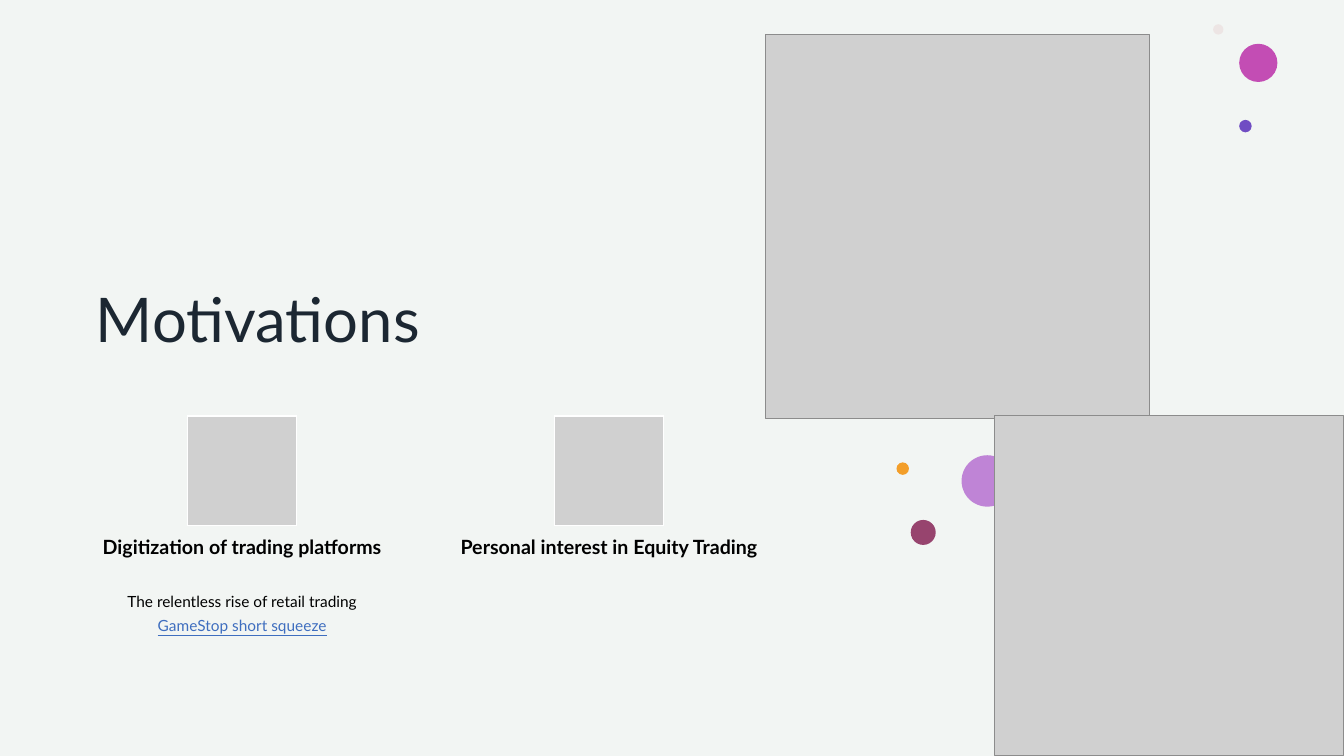
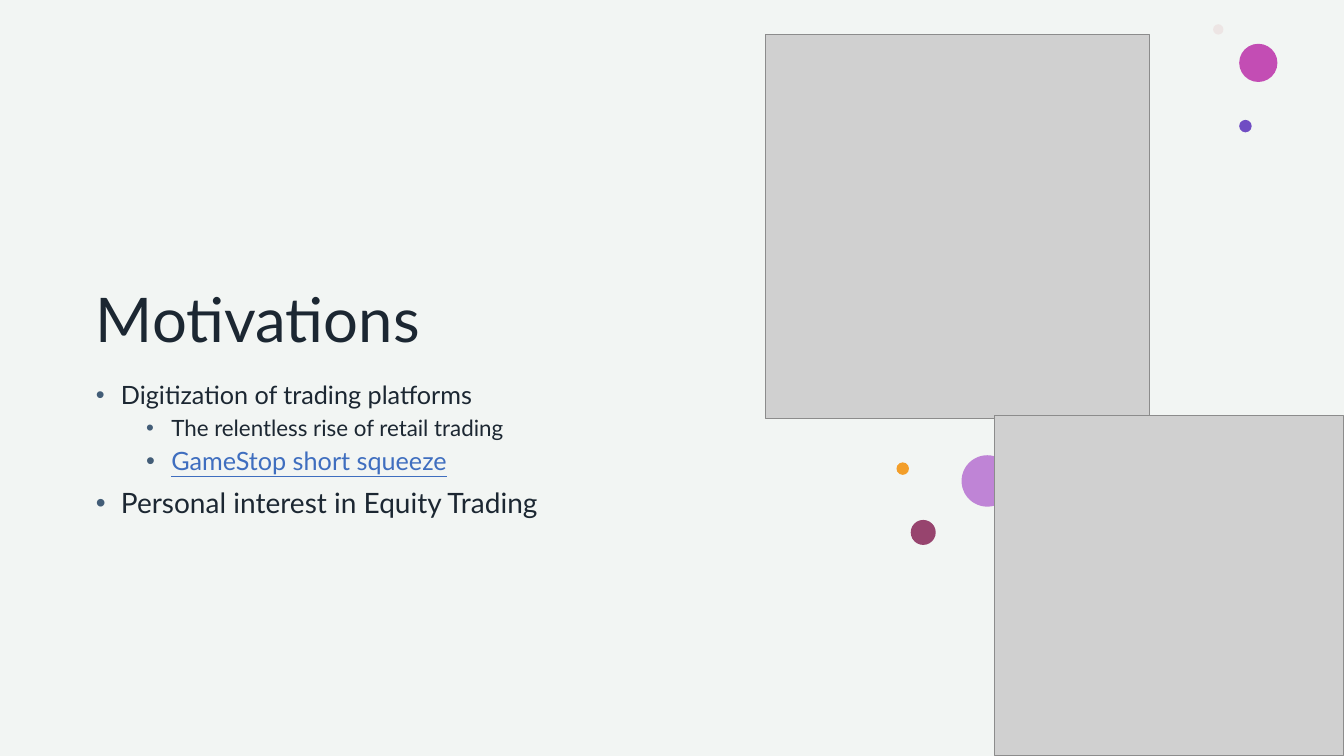
Before and after one commit to howie-zeng/Analyzing-Retail-Sentiment-and-Detecting-Trading-Signals, a slide deck: slide 3 of Presentation.pptx. Drawn at 1344x756 pixels with LibreOffice and Linux fonts; fonts in the diff are those of the drawing; grey boxes stand for pictures. Boxes give left, top, right and bottom in pixels: in the first picture for what was removed or moved away, otherwise in the second. Text is boxed around its words. In the diff, an @@ line names an element or a change of style, - is before the commit and + after.

```diff
--- a/Presentation.pptx
+++ b/Presentation.pptx
@@ text added at <box>121,385,537,518</box>, 18 pt, text #1C2732 @@
+• Digitization of trading platforms
+  • The relentless rise of retail trading
+  • GameStop short squeeze
+• Personal interest in Equity Trading
@@ group removed at <box>103,416,757,634</box>: 3 texts, 2 pictures @@
-Digitization of trading platforms
-The relentless rise of retail trading
-GameStop short squeeze
-Personal interest in Equity Trading
```
Also in this commit, not shown: 7 other slides changed, 1 slide added.
